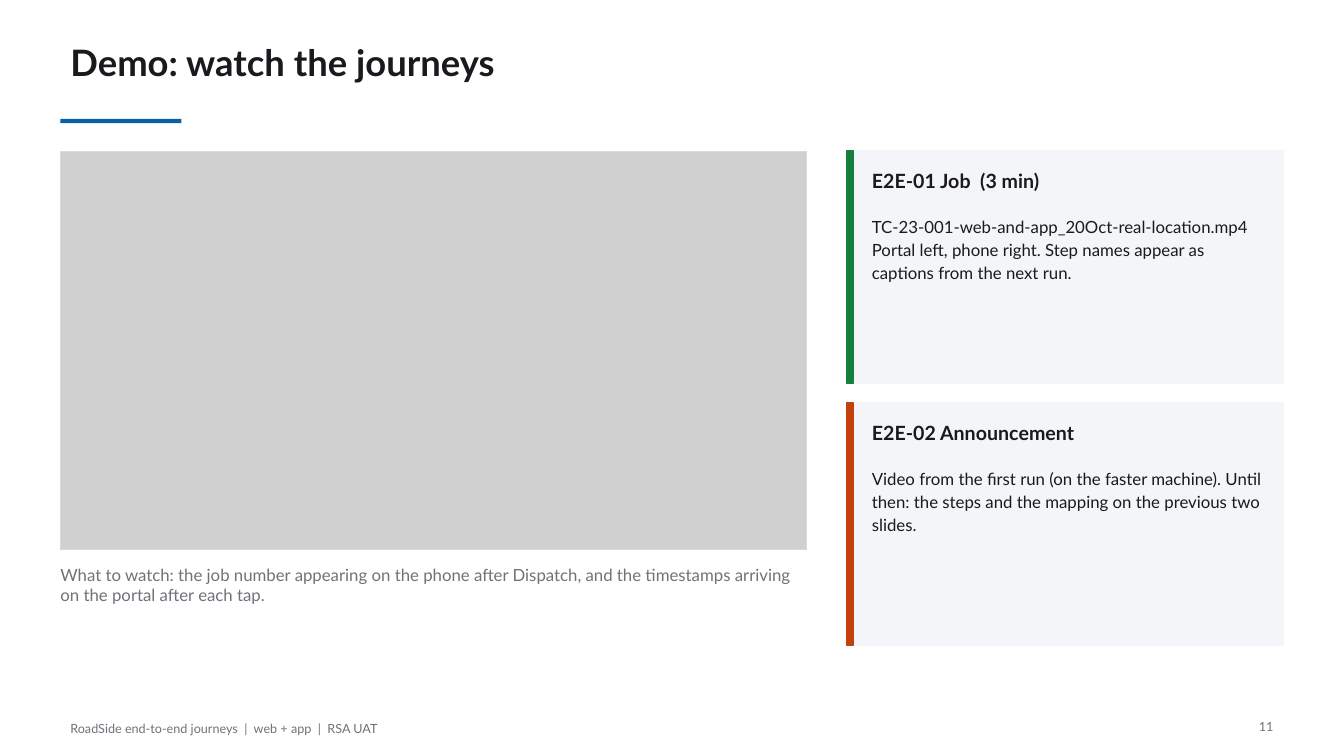
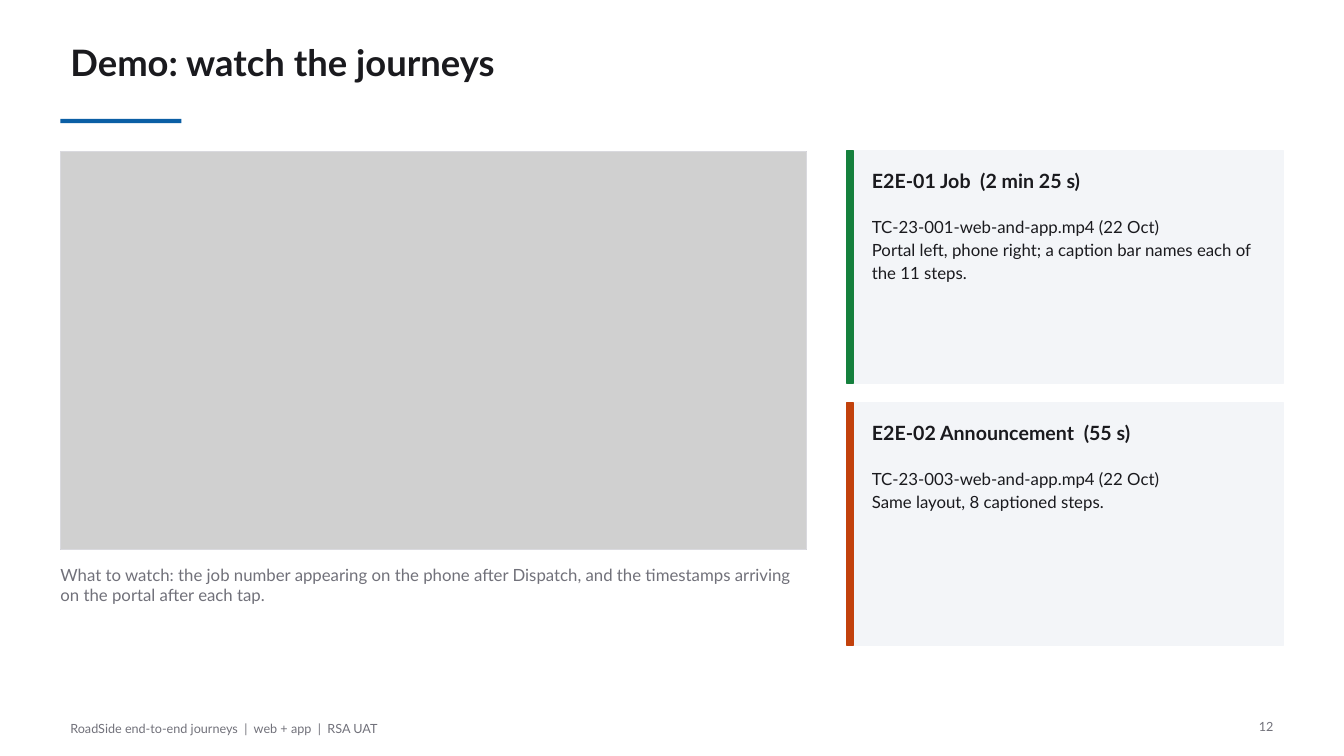
Before and after one commit to bulubuloa/AS.APAC.AI.Workshop, a slide deck: slide 12 of presentations/RoadSide_E2E_Journeys.pptx (slide 11 before the commit). Drawn at 1344x756 pixels with LibreOffice and Linux fonts; fonts in the diff are those of the drawing; grey boxes stand for pictures. Boxes give left, top, right and bottom in pixels: in the first picture for what was removed or moved away, otherwise in the second. Text is boxed around its words. In the diff, an @@ line names an element or a change of style, - is before the commit and + after.

Commit message:
E2E tests follow the suite steps (11/8) with captions held 2.5 s; deck with 22 Oct results

```diff
--- a/presentations/RoadSide_E2E_Journeys.pptx
+++ b/presentations/RoadSide_E2E_Journeys.pptx
@@ text at bbox=[872, 173, 1081, 191]: text changed @@
-E2E-01 Job (3 min)
+E2E-01 Job (2 min 25 s)
@@ text at bbox=[872, 220, 1251, 282]: text changed @@
-TC-23-001-web-and-app_20Oct-real-location.mp4
-Portal left, phone right. Step names appear as captions from the next run.
+TC-23-001-web-and-app.mp4 (22 Oct)
+Portal left, phone right; a caption bar names each of the 11 steps.
@@ text at bbox=[872, 425, 1131, 443]: text changed @@
-E2E-02 Announcement
+E2E-02 Announcement (55 s)
@@ text at bbox=[872, 472, 1159, 511]: text changed @@
-Video from the first run (on the faster machine). Until then: the steps and the mapping on the previous two slides.
+TC-23-003-web-and-app.mp4 (22 Oct)
+Same layout, 8 captioned steps.
@@ page number at bbox=[1259, 722, 1274, 731]: text changed @@
-11
+12
```
Also in this commit, not shown: 5 other slides changed, 1 slide added, 13 other files.
